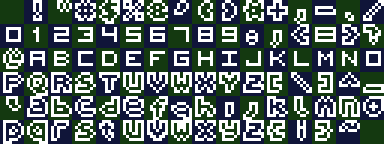
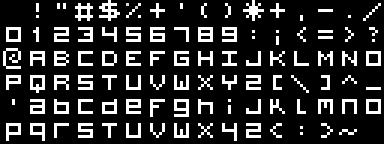
The second w=384, h=144 image is a revision of the first. Changes to its layers:
painted on "Eingefügte Ebene #1" over (x1=0, y1=0, x2=384, y2=144)
hid "8x8 checker grid" over (x1=0, y1=0, x2=384, y2=144)
